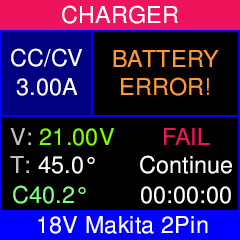
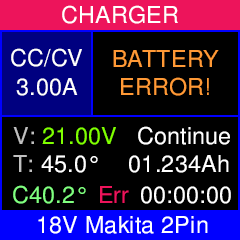
Two versions of the same layered image (240x240). Layer-by-layer changes:
added layer "Fail" in group "Battery error" over [100, 186, 129, 203]
painted on "Temp Status" over [10, 126, 232, 174]
